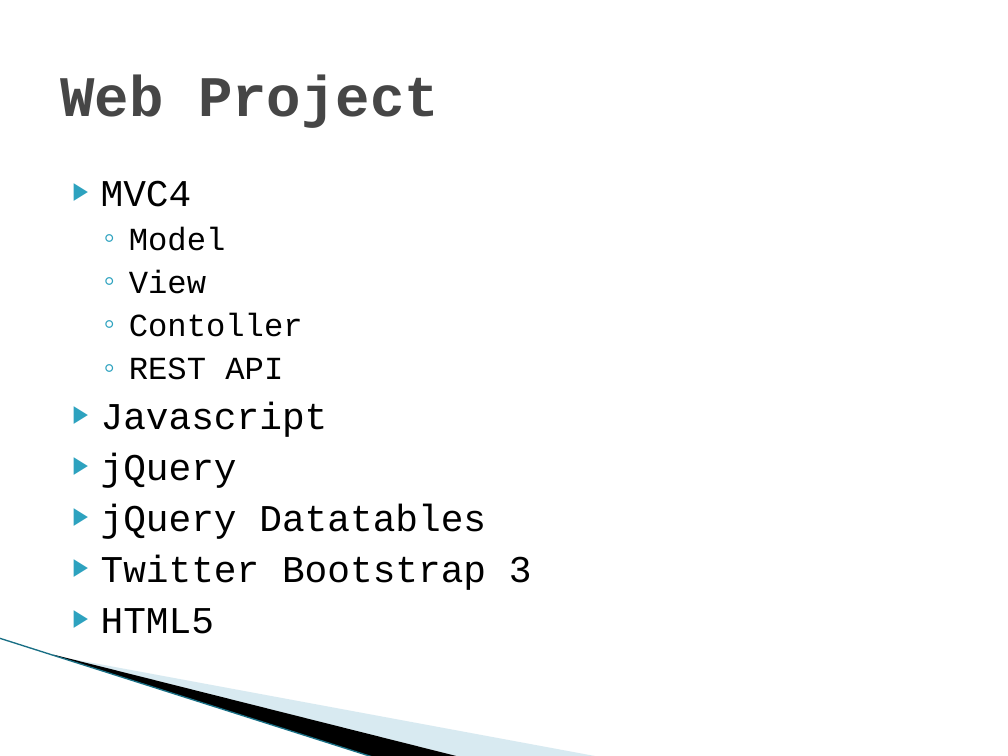
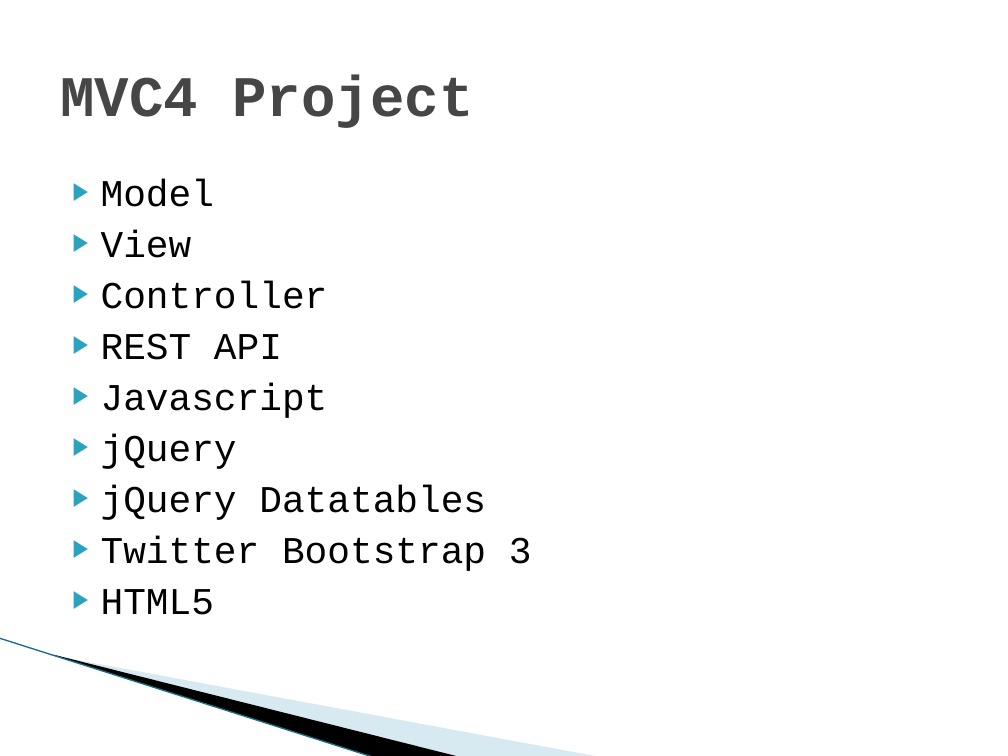
Before and after one commit to jeffflater/AddressBookDemo, a slide deck: slide 8 of Main/Docs/AddressBookDemo.pptx. Drawn at 1008x756 pixels with LibreOffice and Linux fonts; fonts in the diff are those of the drawing; background and template pictures are left out. Boxes give left, top, right and bottom in pixels: in the first picture for what was removed or moved away, otherwise in the second. Text is boxed around its words. In the diff, an @@ line names an element or a change of style, - is before the commit and + after.

```diff
--- a/Main/Docs/AddressBookDemo.pptx
+++ b/Main/Docs/AddressBookDemo.pptx
@@ title at bbox=[60, 74, 473, 128]: text changed @@
-Web Project
+MVC4 Project
@@ text at bbox=[101, 179, 282, 360]: size 23 to 27 pt in "Model", "View", "REST API"; bullet ◦ to ▶; list level 2 to 1 in "Model"; list level 2 to 1 in "View"; list level 2 to 1 in "REST API" @@
@@ text at bbox=[101, 180, 192, 207]: paragraph removed @@
-▶ MVC4
@@ text at bbox=[101, 281, 328, 309]: text changed; size 23 to 27 pt @@
-  ◦ Contoller
+▶ Controller
```
Also in this commit, not shown: 3 other slides changed, 4 slides added, 1 slide removed, 51 other files.
